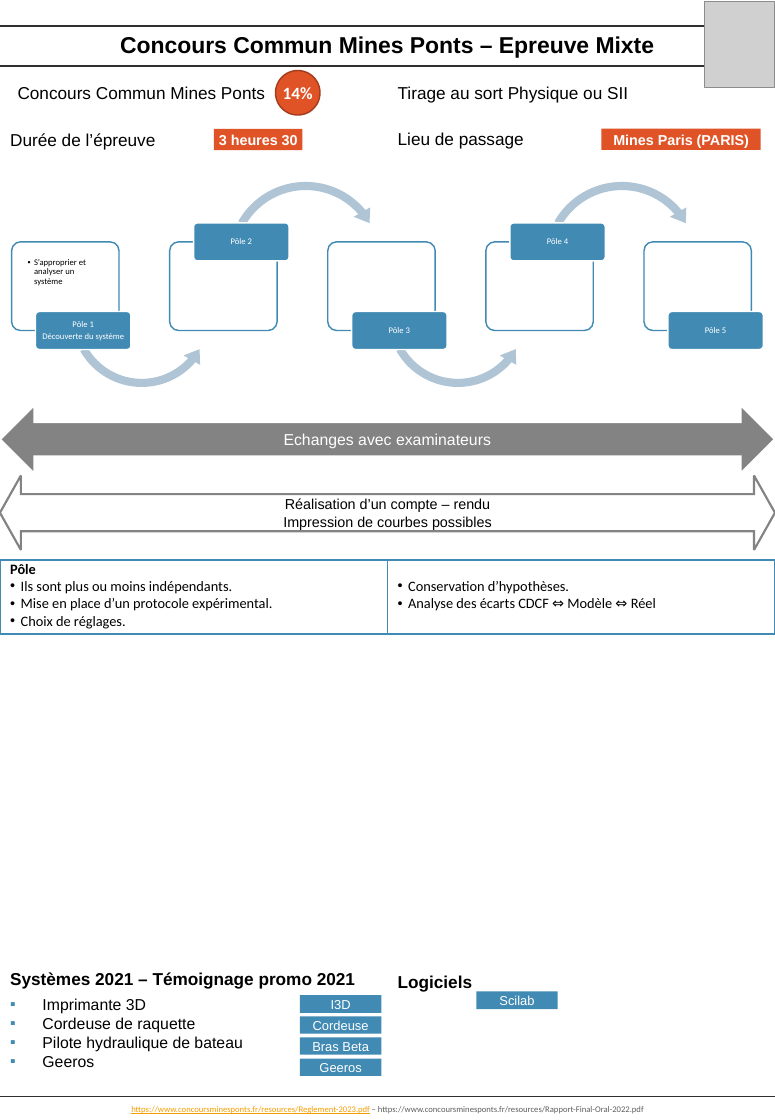
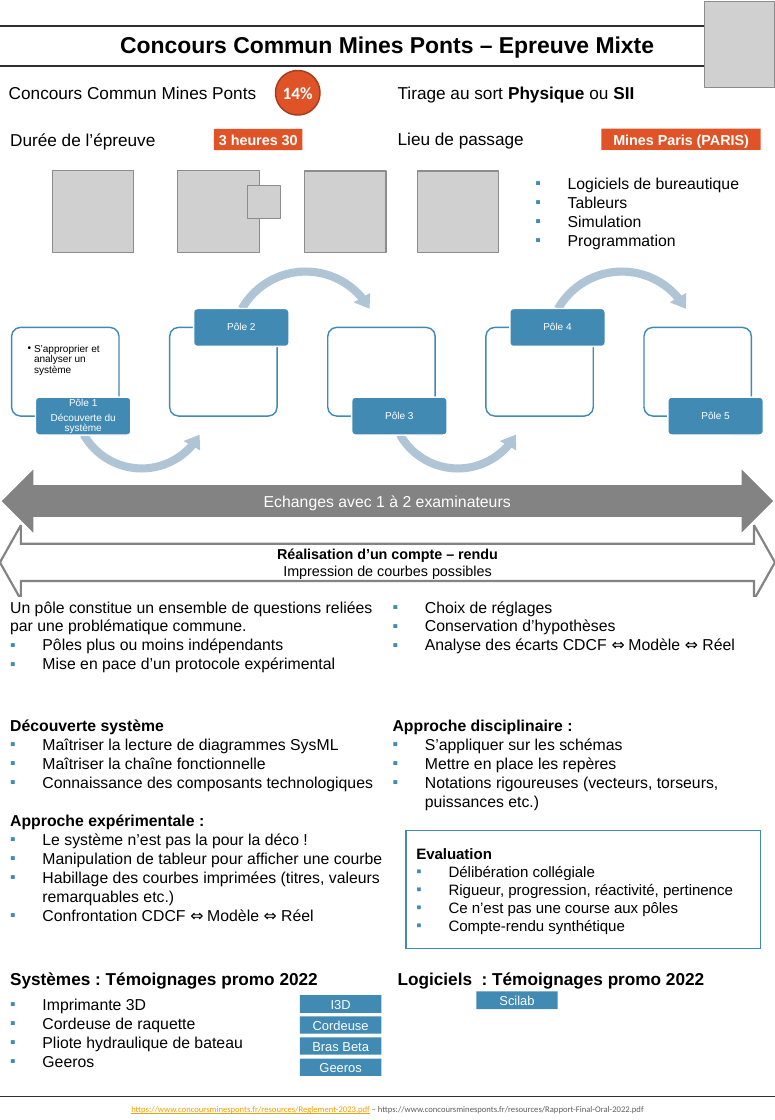
Before and after one commit to xpessoles/PSI_Preparation_Oral, a slide deck: slide 1 of Presentations_Epreuves.pptx. Drawn at 775x1120 pixels with LibreOffice and Linux fonts; fonts in the diff are those of the drawing; grey boxes stand for pictures. Boxes give left, top, right and bottom in pixels: in the first picture for what was removed or moved away, otherwise in the second. Text is boxed around its words. In the diff, an @@ line names an element or a change of style, - is before the commit and + after.

```diff
--- a/Presentations_Epreuves.pptx
+++ b/Presentations_Epreuves.pptx
@@ text "Concours Commun Mines Ponts" moved from (x1=18, y1=86, x2=265, y2=99) to (x1=9, y1=86, x2=256, y2=99) @@
@@ text "Tirage au sort Physique ou ..." at (x1=398, y1=86, x2=634, y2=103): bold on in "Physique SII" @@
@@ group added at (x1=53, y1=170, x2=739, y2=252): 5 pictures, 1 text @@
+▪ Logiciels de bureautique
+▪ Tableurs
+▪ Simulation
+▪ Programmation
@@ 10 rounded rectangles, 6 texts, 2 left circular arrows, 2 circular arrows moved together from (x1=11, y1=177, x2=763, y2=392) to (x1=11, y1=262, x2=763, y2=477) @@
@@ text "S’approprier et analyser un système" at (x1=34, y1=344, x2=99, y2=375): size 6 to 7 pt, font Calibri to Arial; bullet • to •• @@
@@ size 6 to 7 pt, font Calibri to Arial in 5 elements at (x1=227, y1=323, x2=256, y2=330), (x1=543, y1=323, x2=572, y2=330), (x1=51, y1=399, x2=116, y2=433), (x1=385, y1=411, x2=414, y2=419), (x1=701, y1=411, x2=730, y2=419) @@
@@ left right arrow "Echanges avec 1 à 2 ..." moved from (x1=0, y1=405, x2=775, y2=474) to (x1=0, y1=466, x2=775, y2=535) @@
@@ text in left right arrow at (x1=264, y1=495, x2=511, y2=510): text changed @@
-Echanges avec examinateurs
+Echanges avec 1 à 2 examinateurs
@@ left right arrow "Réalisation d’un compte – rendu" moved from (x1=0, y1=475, x2=775, y2=550) to (x1=0, y1=525, x2=775, y2=599) @@
@@ text in left right arrow at (x1=277, y1=548, x2=498, y2=562): bold on in "Réalisation d’un compte – rendu" @@
@@ rectangle removed at (x1=388, y1=560, x2=775, y2=634) @@
-• Conservation d’hypothèses.
-• Analyse des écarts CDCF ⇔ Modèle ⇔ Réel
@@ text "Un pôle constitue un ensemble ..." moved from (x1=0, y1=560, x2=388, y2=634) to (x1=10, y1=601, x2=734, y2=673) @@
@@ text "Un pôle constitue un ensemble ..." at (x1=10, y1=601, x2=734, y2=673): columns 1 to 2; outline #418AB3 1 pt to none @@
@@ text at (x1=10, y1=601, x2=734, y2=673): text changed; size 10 to 11 pt; font Calibri to Arial @@
-Pôle
-• Ils sont plus ou moins indépendants.
-• Mise en place d’un protocole expérimental.
-• Choix de réglages.
+Un pôle constitue un ensemble de questions reliées par une problématique commune.
+▪ Pôles plus ou moins indépendants
+▪ Mise en pace d’un protocole expérimental
+▪ Choix de réglages
+▪ Conservation d’hypothèses
+▪ Analyse des écarts CDCF ⇔ Modèle ⇔ Réel
@@ text added at (x1=10, y1=719, x2=382, y2=921), 11 pt, text #000000 @@
+Découverte système
+▪ Maîtriser la lecture de diagrammes SysML
+▪ Maîtriser la chaîne fonctionnelle
+▪ Connaissance des composants technologiques
+Approche expérimentale :
+▪ Le système n’est pas la pour la déco !
+▪ Manipulation de tableur pour afficher une courbe
+▪ Habillage des courbes imprimées (titres, valeurs remarquables etc.)
+▪ Confrontation CDCF ⇔ Modèle ⇔ Réel
+Approche disciplinaire :
+▪ S’appliquer sur les schémas
+▪ Mettre en place les repères
+▪ Notations rigoureuses (vecteurs, torseurs, puissances etc.)
@@ rectangle added at (x1=406, y1=830, x2=761, y2=948), fill #FFFFFF, outline #418AB3 1 pt, 10.5 pt, text #000000 @@
+Evaluation
+▪ Délibération collégiale
+▪ Rigueur, progression, réactivité, pertinence
+▪ Ce n’est pas une course aux pôles
+▪ Compte-rendu synthétique
@@ text at (x1=10, y1=972, x2=318, y2=989): text changed @@
-Systèmes 2021 – Témoignage promo 2021
+Systèmes : Témoignages promo 2022
@@ text at (x1=398, y1=972, x2=704, y2=989): text changed @@
-Logiciels
+Logiciels : Témoignages promo 2022
@@ text at (x1=42, y1=1036, x2=242, y2=1052): text changed @@
-▪ Pilote hydraulique de bateau
+▪ Pliote hydraulique de bateau
```
Also in this commit, not shown: 2 other slides changed.
